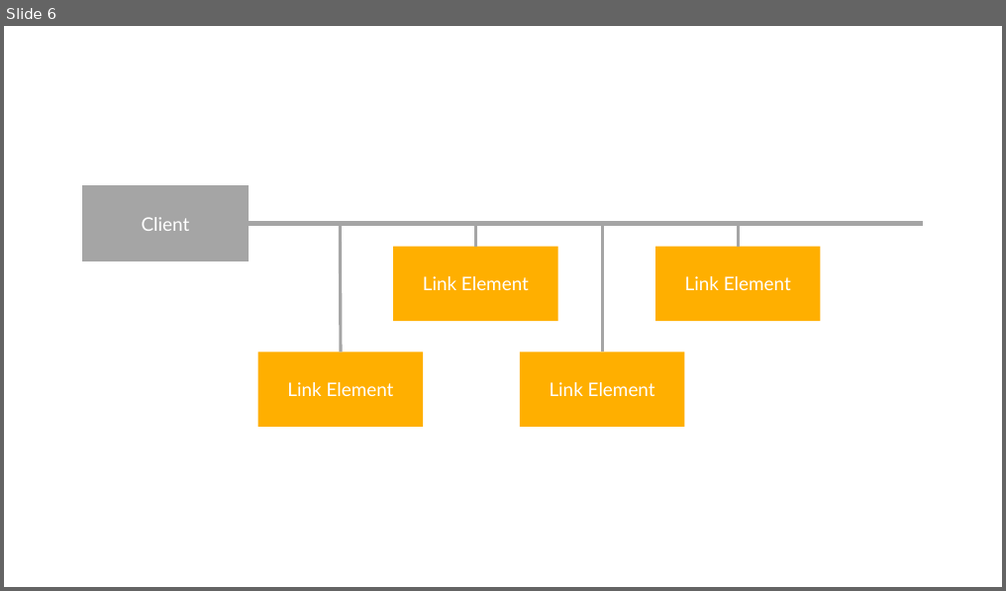
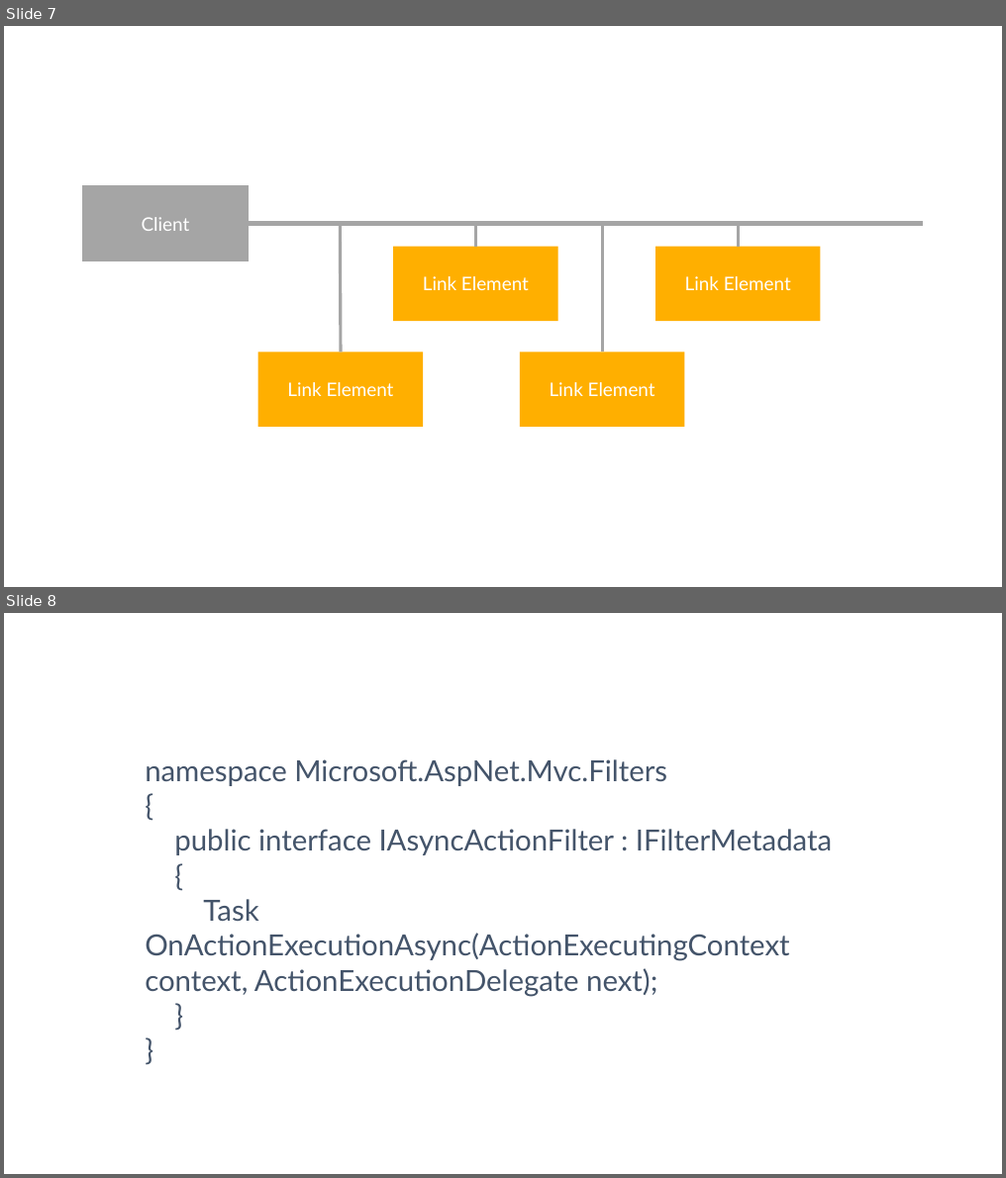
Before and after one commit to danielmarbach/async-dolls, a slide deck: presentation.pptx. Shown one above the other, each under a label of ours: slide 6 before the commit, slides 7 and 8 after it. The pictures are 1006x591 and 1006x1178 pixels, drawn with LibreOffice and Linux fonts; fonts in the diff are those of the drawing. Boxes give left, top, right and bottom in pixels: in the first picture for what was removed or moved away, otherwise in the second. Text is boxed around its words. In the diff, an @@ line names an element or a change of style, - is before the commit and + after.

```diff
--- a/presentation.pptx
+++ b/presentation.pptx
@@ slide 8 added at box(4, 613, 1002, 1174), background #FFFFFF @@
@@ text added at box(145, 760, 832, 996), 28 pt, text #44546A @@
+namespace Microsoft.AspNet.Mvc.Filters
+{
+public interface IAsyncActionFilter : IFilterMetadata
+{
+Task OnActionExecutionAsync(ActionExecutingContext context, ActionExecutionDelegate next);
+}
+}
@@ what was slide 6 is now slide 7 @@
```
Also in this commit, not shown: 1 slide changed, 4 other slides added, 2 other files.
